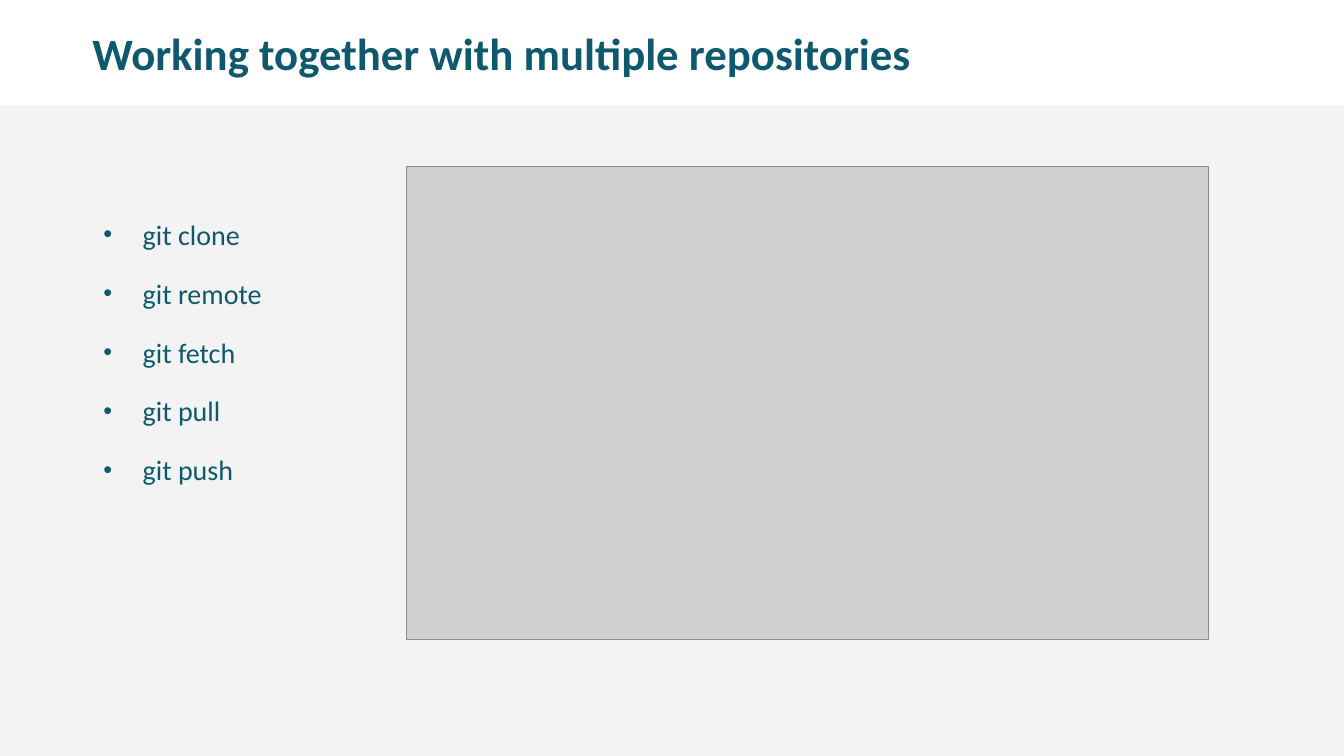
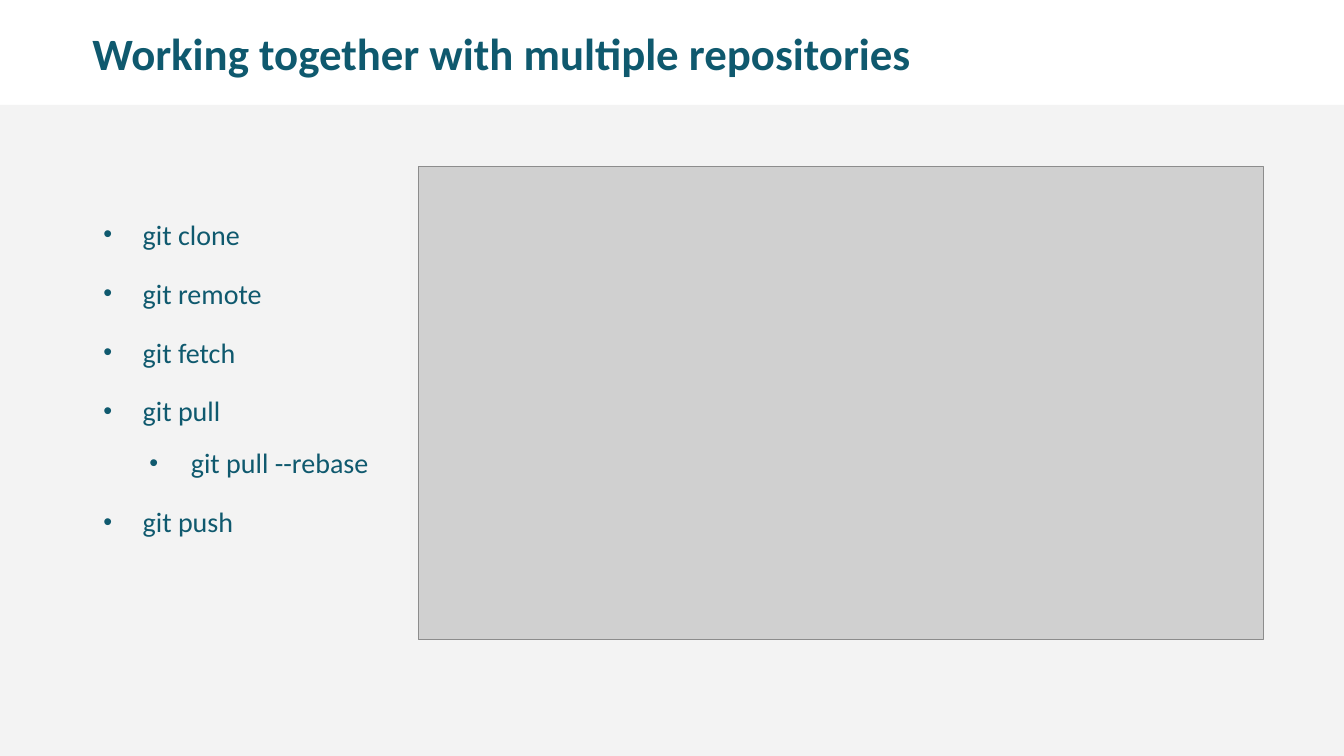
Before and after one commit to WilbertOnGithub/GitTraining_Beginners, a slide deck: slide 22 of Git training beginners.pptx. Drawn at 1344x756 pixels with LibreOffice and Linux fonts; fonts in the diff are those of the drawing; grey boxes stand for pictures; background and template pictures are left out. Boxes give left, top, right and bottom in pixels: in the first picture for what was removed or moved away, otherwise in the second. Text is boxed around its words. In the diff, an @@ line names an element or a change of style, - is before the commit and + after.

Commit message:
Updated sheets

```diff
--- a/Git training beginners.pptx
+++ b/Git training beginners.pptx
@@ picture resized from (x1=407, y1=166, x2=1210, y2=640) to (x1=418, y1=166, x2=1263, y2=640) @@
@@ text at (x1=191, y1=453, x2=369, y2=478): paragraph added @@
+  • git pull --rebase
```
